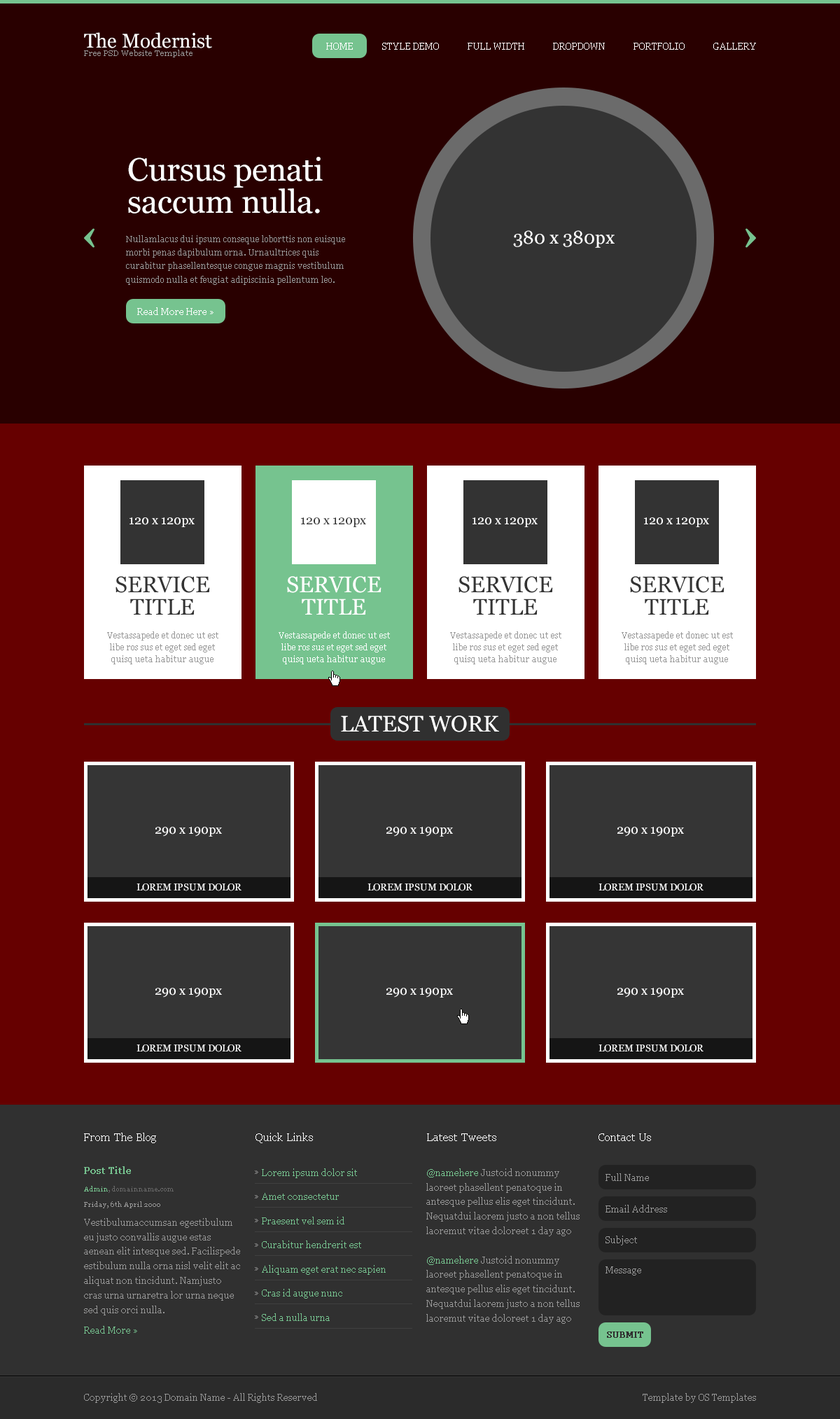
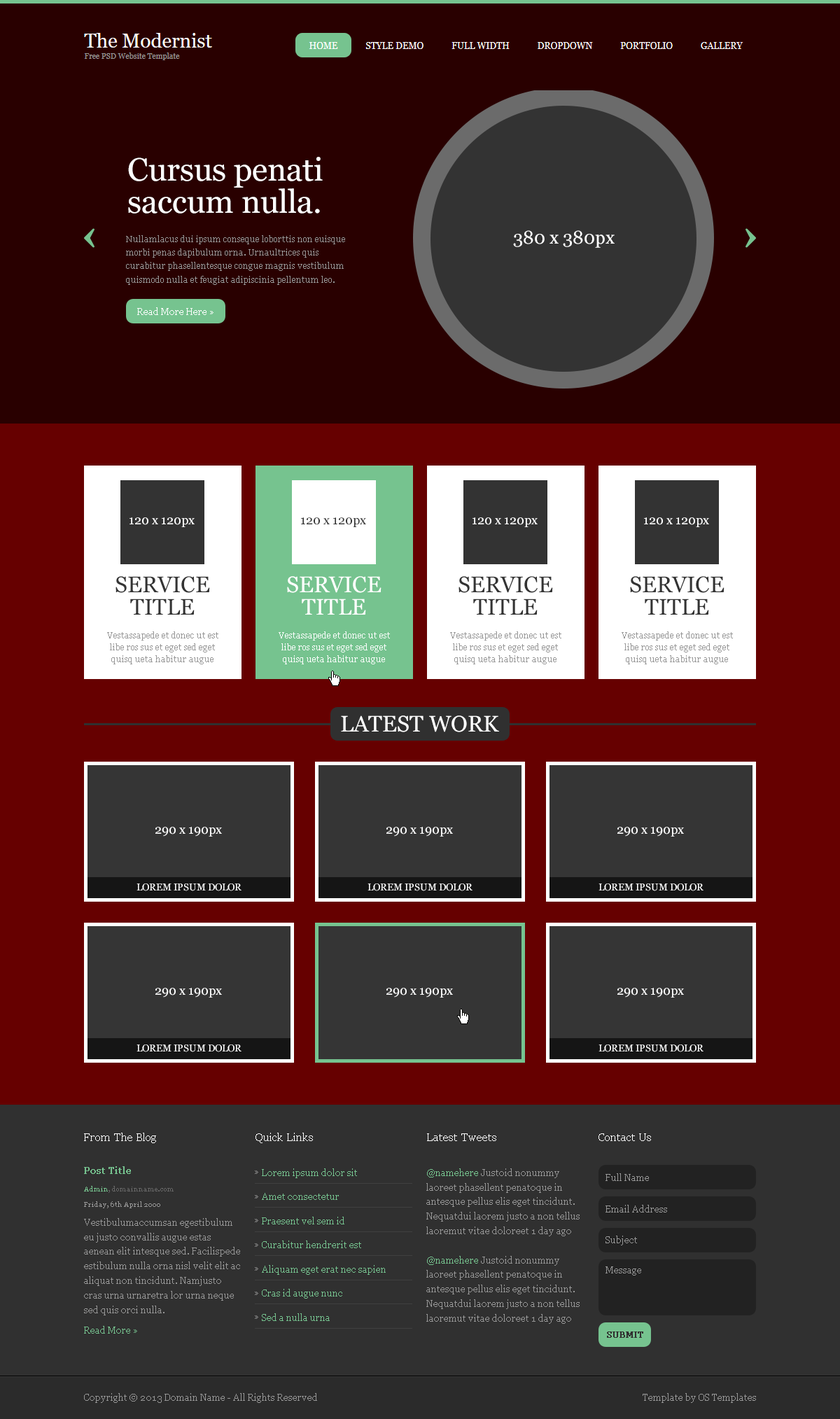
Comparing the layer stacks of the two 840×1419 images. Changes:
added layer "Calque 8" above "Calque 7" over (83, 32, 756, 91)
